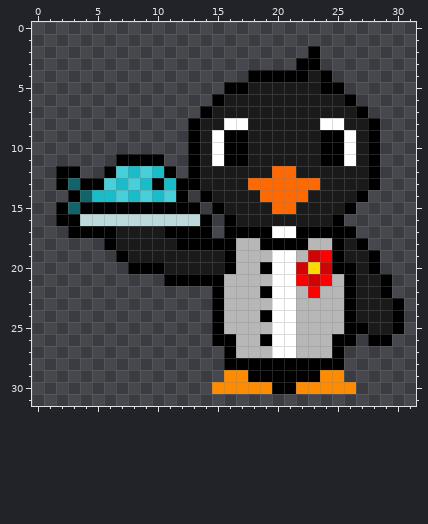
Two states of a pixel-art sprite, app/src/main/res/drawable/pingu.png. The picture above was drawn from the file before the commit.
The file is 32x32 pixels.
The result:
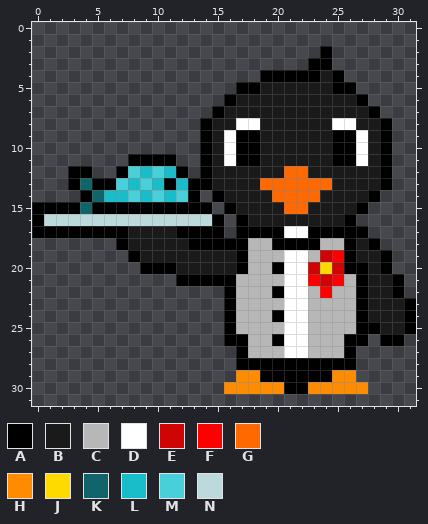
Palette (. is transparent): A #000000  B #1a1a1a  C #b7b7b7  D #ffffff  E #cf0505  F #ff0000  G #ff6900  H #ff8b00  J #ffda00  K #116469  L #18bdc9  M #47d0da  N #bcd9db
The edit:
y 2: x 23..24 A. -> .A
y 3: x 22 A -> .; x 24 . -> A
y 4: x 18 A -> .; x 23..25 BA. -> ABA
y 5: x 16 A -> .; x 18 B -> A; x 24 A -> B; x 26 . -> A
y 6: x 15..16 AB -> .A; x 26..27 A. -> BA
y 7: x 14..15 AB -> .A; x 27..28 A. -> BA
y 8: x 13..14 AB -> .A; x 16 D -> B; x 18 B -> D; x 24 D -> B; x 26 B -> D; x 28..29 A. -> BA
y 9..10: x 13..16 ABDA -> .ABD; x 18 B -> A; x 24 A -> B; x 26..29 DBA. -> ADBA
y 11: x 7 A -> .; x 11 . -> A; x 13..16 ABDA -> .ABD; x 18 B -> A; x 24 A -> B; x 26..29 DBA. -> ADBA
y 12: x 2 A -> .; x 4 . -> A; x 6..14 AMLMLA.AB -> .AMLMLA.A; x 20 G -> B; x 22 B -> G; x 28..29 A. -> BA
y 13: x 2..4 AKA -> .AK; x 6..12 MLMLALA -> AMLMLAL; x 14 B -> A; x 18 G -> B; x 24 B -> G; x 28..29 A. -> BA
y 14: x 3..5 AKL -> .AK; x 7..15 MLMLMA.AB -> LMLMLMA.A; x 19 G -> B; x 23 B -> G; x 27..28 A. -> BA
y 15: x 0..1 .. -> AA; x 3..4 KA -> AK; x 14..16 .AB -> A.A; x 20 G -> B; x 22 B -> G; x 26..27 A. -> BA
y 16: x 0..3 ..AA -> ANNN; x 14..17 A.AB -> NA.A; x 25..26 A. -> BA
y 17: x 0..2 ... -> AAA; x 7 B -> A; x 11 A -> B; x 15..16 .A -> A.; x 20 D -> A; x 22 A -> D; x 27 . -> A
y 18: x 6..7 AB -> .A; x 12 A -> B; x 17 C -> A; x 19 A -> C; x 23 C -> A; x 25..28 ABA. -> CABA
y 19: x 7..8 AB -> .A; x 16..17 AC -> BA; x 20 D -> C; x 22..26 CEFAB -> DCEFA; x 28..29 A. -> BA
y 20: x 8 A -> .; x 11 B -> A; x 16..17 AC -> BA; x 19..20 AD -> CA; x 22..25 EJEA -> DEJE; x 27..29 BA. -> ABA
y 21: x 11 A -> .; x 16 C -> A; x 20 D -> C; x 22..27 FEFCAB -> DFEFCA; x 29..30 A. -> BA
y 22: x 15..16 AC -> .A; x 19..20 AD -> CA; x 22..24 CFC -> DCF; x 26..27 AB -> CA; x 29..30 A. -> BA
y 23: x 15..16 AC -> .A; x 20 D -> C; x 22 C -> D; x 26..27 AB -> CA; x 30..31 A. -> BA
y 24: x 15..16 AC -> .A; x 19..20 AD -> CA; x 22 C -> D; x 26..27 AB -> CA; x 30..31 A. -> BA
y 25: x 15..16 AC -> .A; x 20 D -> C; x 22 C -> D; x 26 A -> C; x 28 B -> A; x 30..31 A. -> BA
y 26: x 15 A -> .; x 17 C -> A; x 19..20 AD -> CA; x 22 C -> D; x 25 A -> C; x 27..28 .A -> A.; x 30 . -> A
y 27: x 16..17 AC -> .A; x 20 D -> C; x 22 C -> D; x 25..26 A. -> CA
y 28: x 16 A -> .; x 26 . -> A
y 29: x 16 H -> .; x 18 A -> H; x 24 H -> A; x 26 . -> H
y 30: x 15 H -> .; x 20 A -> H; x 22 H -> A; x 27 . -> H
Boxes around the changes in both pictures, in picture pixels (x1, y1, x2, y2):
changed: (32, 46, 416, 394)
